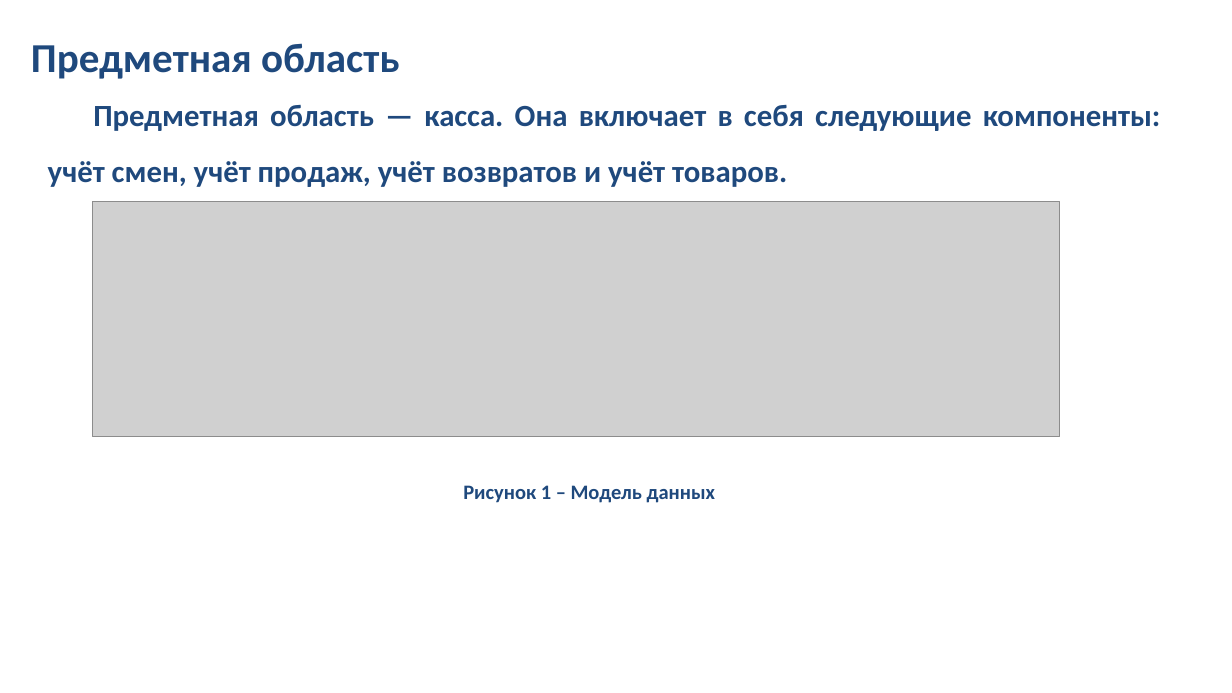
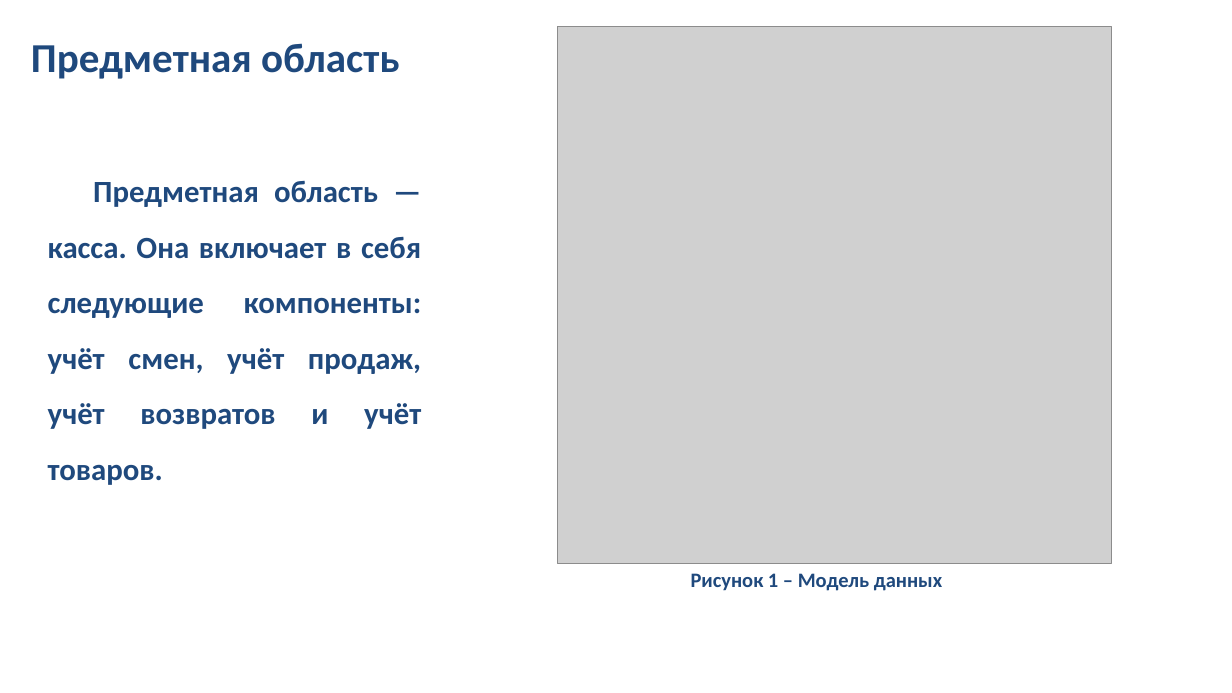
Before and after one commit to Romedov/Industrial-practice, a slide deck: slide 2 of PractProject 4-1/Портянка 1/prezentatsia_1_praktika.pptx. Drawn at 1232x693 pixels with LibreOffice and Linux fonts; fonts in the diff are those of the drawing; grey boxes stand for pictures; background and template pictures are left out. Boxes give left, top, right and bottom in pixels: in the first picture for what was removed or moved away, otherwise in the second. Text is boxed around its words. In the diff, an @@ line names an element or a change of style, - is before the commit and + after.

```diff
--- a/PractProject 4-1/Портянка 1/prezentatsia_1_praktika.pptx
+++ b/PractProject 4-1/Портянка 1/prezentatsia_1_praktika.pptx
@@ picture added at (558,27,1112,565) @@
@@ text "Предметная область — касса. Она ..." rewrapped from (48,105,1161,187) to (48,181,422,485) @@
@@ picture removed at (92,201,1060,437) @@
@@ text "Рисунок 1 – Модель данных": place and size @@
-text "Рисунок 1 – Модель данных" at (463,485,715,503)
+text "Рисунок 1 – Модель данных" at (691,573,942,591)
```
Also in this commit, not shown: 4 other slides changed, 2 slides added, 1 slide removed.
